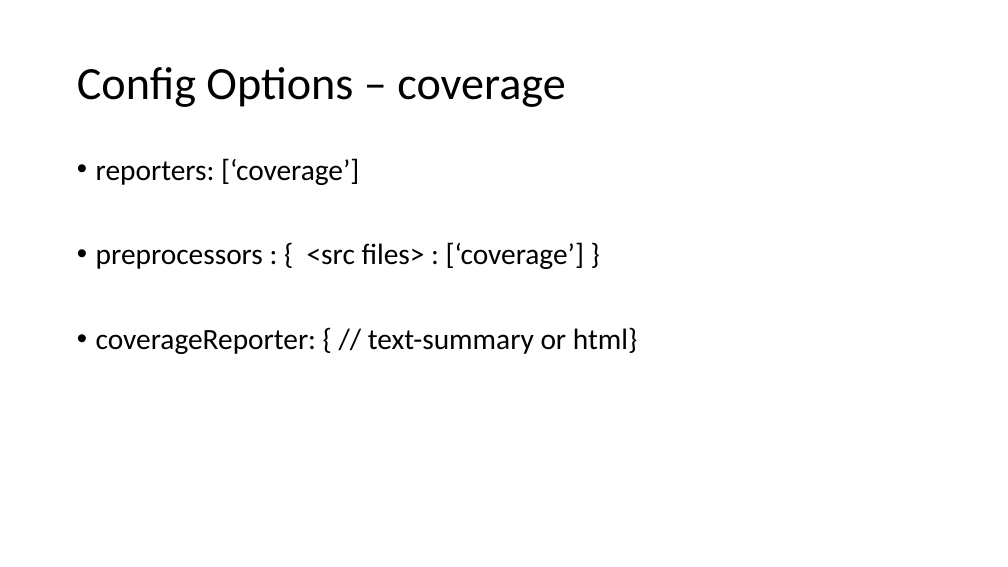
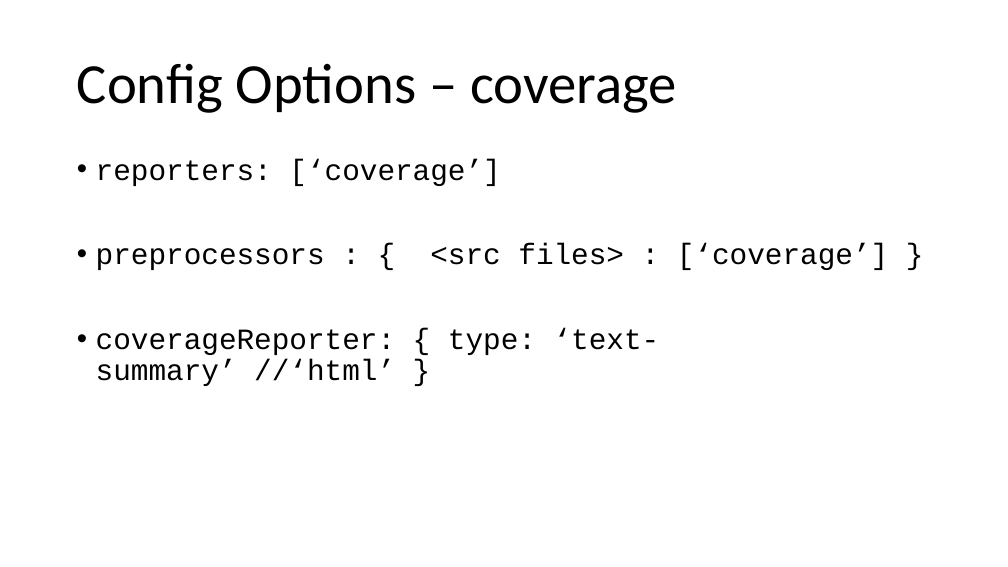
Before and after one commit to phillipskevin/karma-demo, a slide deck: slide 12 of karma-demo-slides.pptx. Drawn at 1008x567 pixels with LibreOffice and Linux fonts; fonts in the diff are those of the drawing. Boxes give left, top, right and bottom in pixels: in the first picture for what was removed or moved away, otherwise in the second. Text is boxed around its words. In the diff, an @@ line names an element or a change of style, - is before the commit and + after.

Commit message:
fonts

```diff
--- a/karma-demo-slides.pptx
+++ b/karma-demo-slides.pptx
@@ title "Config Options – coverage" at (x1=77, y1=63, x2=677, y2=113): size 44 to 54 pt @@
@@ text at (x1=96, y1=159, x2=888, y2=270): font Calibri to Courier New in "reporters: [‘coverage’]", "preprocessors : { <src files> : [‘coverage’] ..." @@
@@ text at (x1=96, y1=328, x2=660, y2=386): text changed; font Calibri to Courier New @@
-• coverageReporter: { // text-summary or html}
+• coverageReporter: { type: ‘text-summary’ //‘html’ }
```
Also in this commit, not shown: 13 other slides changed, 1 slide added.
